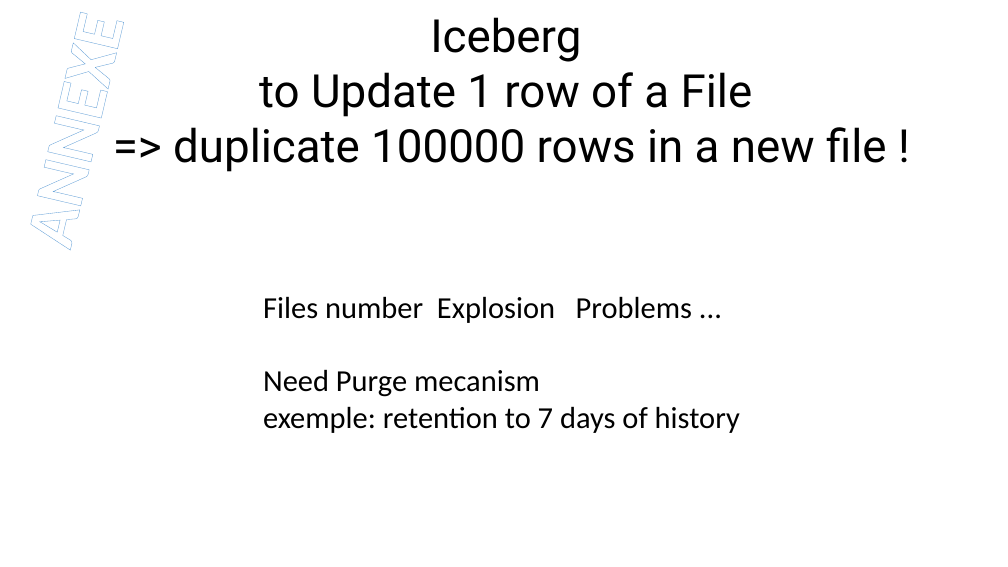
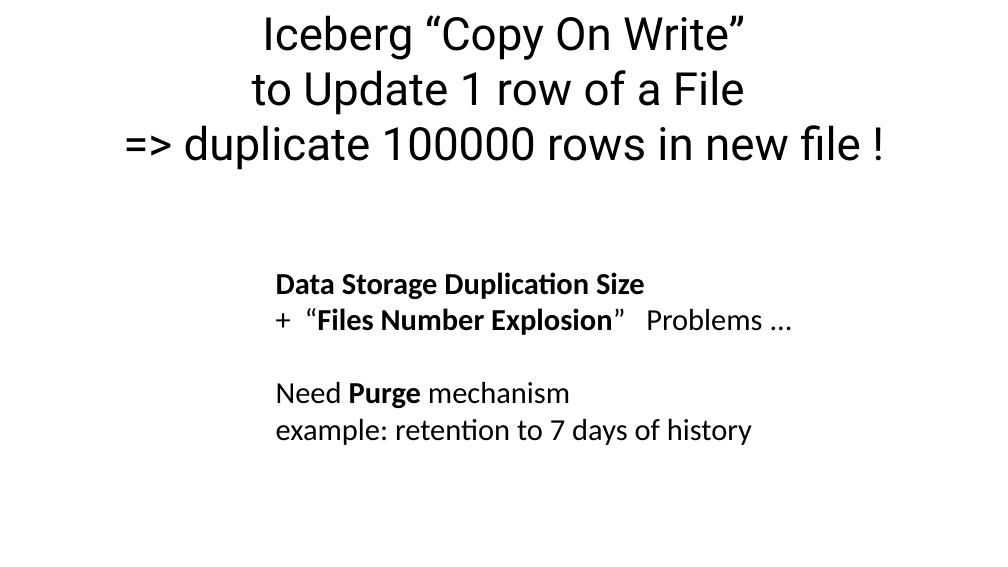
Before and after one commit to Arnaud-Nauwynck/presentations, a slide deck: slide 84 of pres-bigdata/7-Sql-to-Hadoop-files-parquet-metastore.pptx (slide 40 before the commit). Drawn at 1008x567 pixels with LibreOffice and Linux fonts; fonts in the diff are those of the drawing. Boxes give left, top, right and bottom in pixels: in the first picture for what was removed or moved away, otherwise in the second. Text is boxed around its words. In the diff, an @@ line names an element or a change of style, - is before the commit and + after.

```diff
--- a/pres-bigdata/7-Sql-to-Hadoop-files-parquet-metastore.pptx
+++ b/pres-bigdata/7-Sql-to-Hadoop-files-parquet-metastore.pptx
@@ text removed at <box>0,0,146,266</box> @@
-ANNEXE
@@ title "Iceberg “Copy On Write”": place and size @@
-title "Iceberg “Copy On Write”" at <box>173,17,887,172</box>
+title "Iceberg “Copy On Write”" at <box>184,15,861,170</box>
@@ title at <box>262,15,745,60</box>: text changed @@
-Iceberg
+Iceberg “Copy On Write”
@@ title at <box>184,125,861,170</box>: text changed @@
-=> duplicate 100000 rows in a new file !
+=> duplicate 100000 rows in new file !
@@ text at <box>276,272,762,445</box>: text changed @@
-Files number Explosion Problems ...
-Need Purge mecanism
-exemple: retention to 7 days of history
+Data Storage Duplication Size
++ “Files Number Explosion” Problems ...
+Need Purge mechanism
+example: retention to 7 days of history
```
Also in this commit, not shown: 33 other slides changed, 51 slides added, 28 slides removed, 3 other files.
